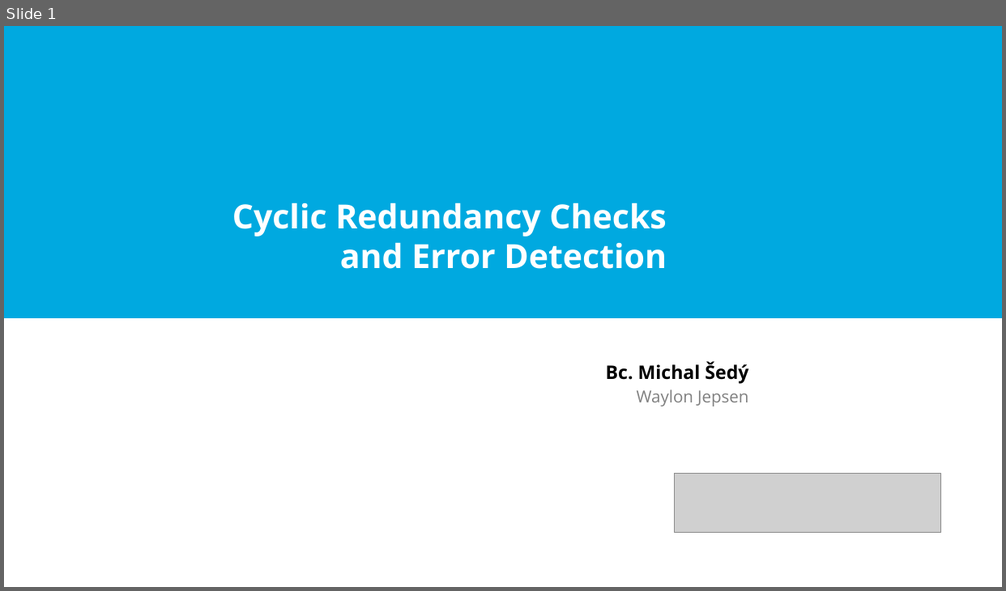
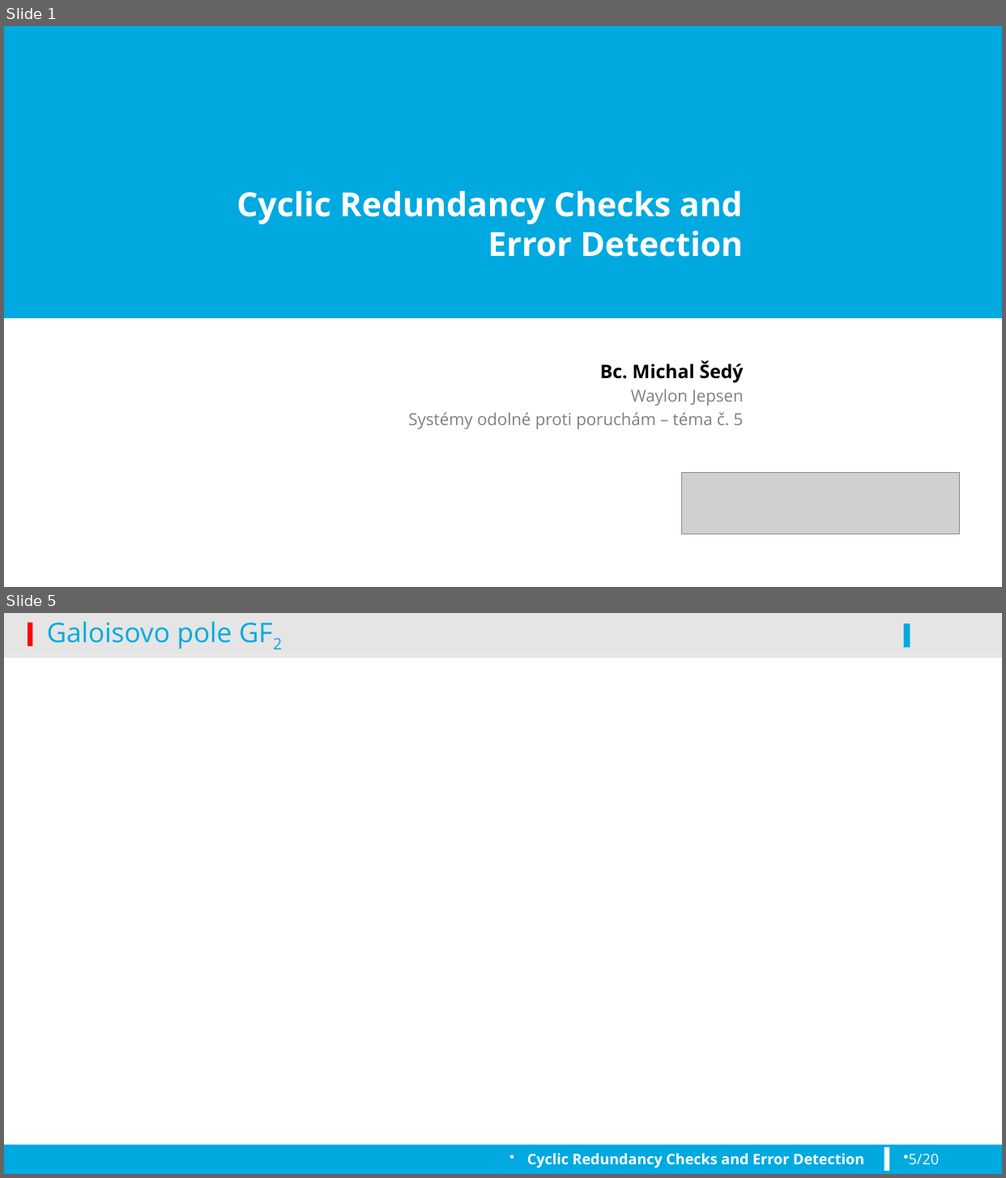
Before and after one commit to koniksedy/VUT-FIT, a slide deck: SPP-prezentace.pptx. Shown one above the other, each under a label of ours: slide 1 before the commit, slides 1 and 5 after it; the slides between them are not shown. The pictures are 1006x591 and 1006x1178 pixels, drawn with LibreOffice and Linux fonts; fonts in the diff are those of the drawing; grey boxes stand for pictures; background and template pictures are left out. Boxes give left, top, right and bottom in pixels: in the first picture for what was removed or moved away, otherwise in the second. Text is boxed around its words. In the diff, an @@ line names an element or a change of style, - is before the commit and + after.

```diff
--- a/SPP-prezentace.pptx
+++ b/SPP-prezentace.pptx
@@ slide 5 added at box(4, 613, 1002, 1174), background #FFFFFF @@
@@ rectangle added at box(4, 613, 1002, 655), fill #000000 at 10% opacity @@
@@ rectangle added at box(27, 623, 32, 647), fill #FE000C @@
@@ title added at box(47, 621, 232, 649), 26 pt, text #00A9E0 @@
+Galoisovo pole GF2
@@ rectangle added at box(904, 624, 910, 648), fill #00A9E0 @@
@@ rectangle added at box(4, 655, 1002, 658), fill #000000 at 10% opacity @@
@@ rectangle added at box(4, 1145, 1002, 1174), fill #00A9E0 @@
@@ text added at box(527, 1153, 864, 1169), 14 pt, text #FFFFFF, bold @@
+Cyclic Redundancy Checks and Error Detection
@@ rectangle added at box(884, 1148, 889, 1171), fill #FFFFFF @@
@@ page number added at box(909, 1154, 939, 1165), 14 pt, text #FFFFFF @@
+5/20
@@ slide 1 changed as well @@
@@ title "Cyclic Redundancy Checks and Error ..." rewrapped from box(232, 203, 667, 269) to box(236, 190, 744, 257) @@
@@ text "Bc. Michal Šedý": place and size @@
-text "Bc. Michal Šedý" at box(606, 362, 748, 407)
+text "Bc. Michal Šedý" at box(408, 361, 744, 429)
@@ text at box(408, 412, 744, 429): paragraph added @@
+Systémy odolné proti poruchám – téma č. 5
@@ picture: place and size @@
-picture at box(675, 474, 940, 533)
+picture at box(681, 473, 959, 535)
```
Also in this commit, not shown: 17 other slides added, 1 slide removed, 1 other file.
